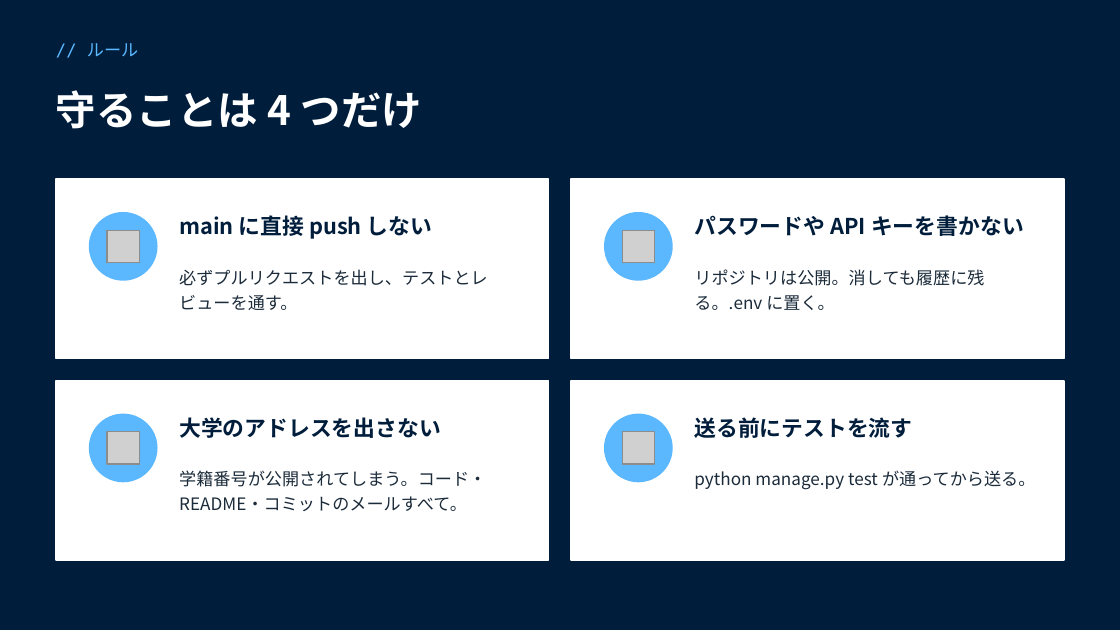
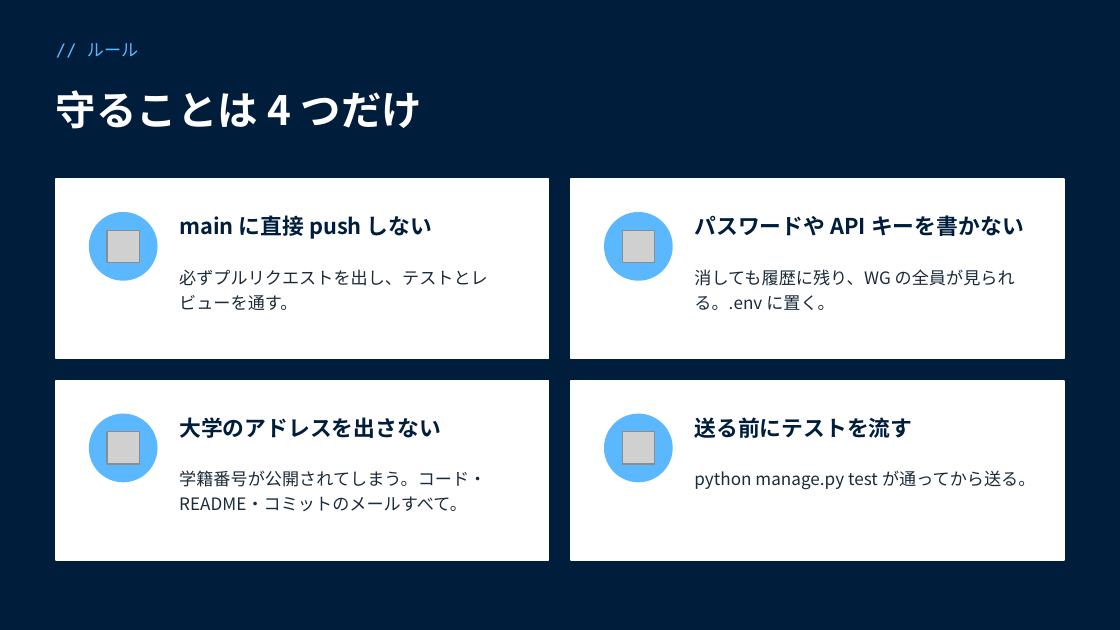
Before and after one commit to funITclub/homepage, a slide deck: slide 5 of docs/WG立ち上げガイド/00_概要.pptx. Drawn at 1120x630 pixels with LibreOffice and Linux fonts; fonts in the diff are those of the drawing; grey boxes stand for pictures. Boxes give left, top, right and bottom in pixels: in the first picture for what was removed or moved away, otherwise in the second. Text is boxed around its words. In the diff, an @@ line names an element or a change of style, - is before the commit and + after.

```diff
--- a/docs/WG立ち上げガイド/00_概要.pptx
+++ b/docs/WG立ち上げガイド/00_概要.pptx
@@ text at <box>694,269,1015,310</box>: text changed @@
-リポジトリは公開。消しても履歴に残る。.env に置く。
+消しても履歴に残り、WG の全員が見られる。.env に置く。
```
Also in this commit, not shown: 4 other files.
